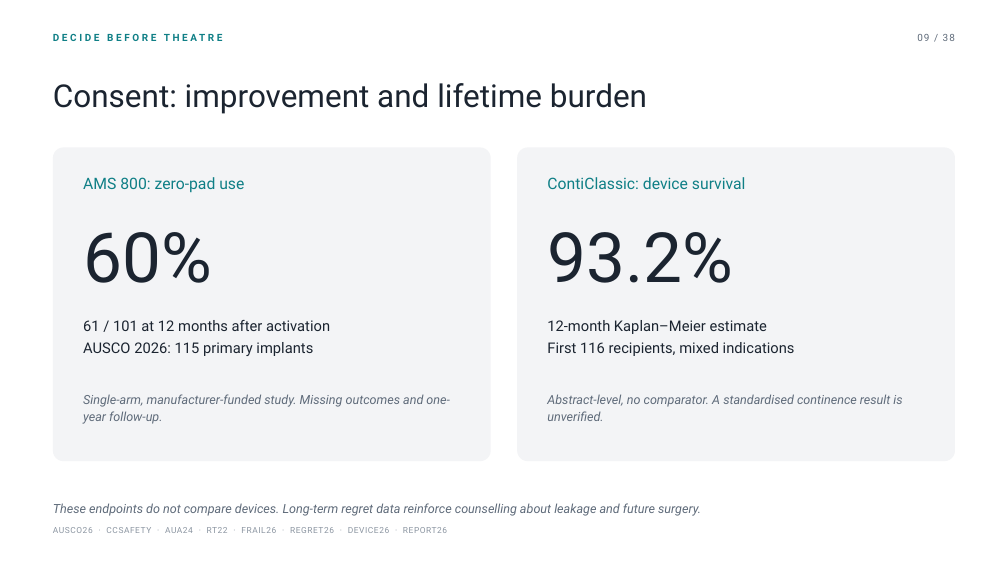
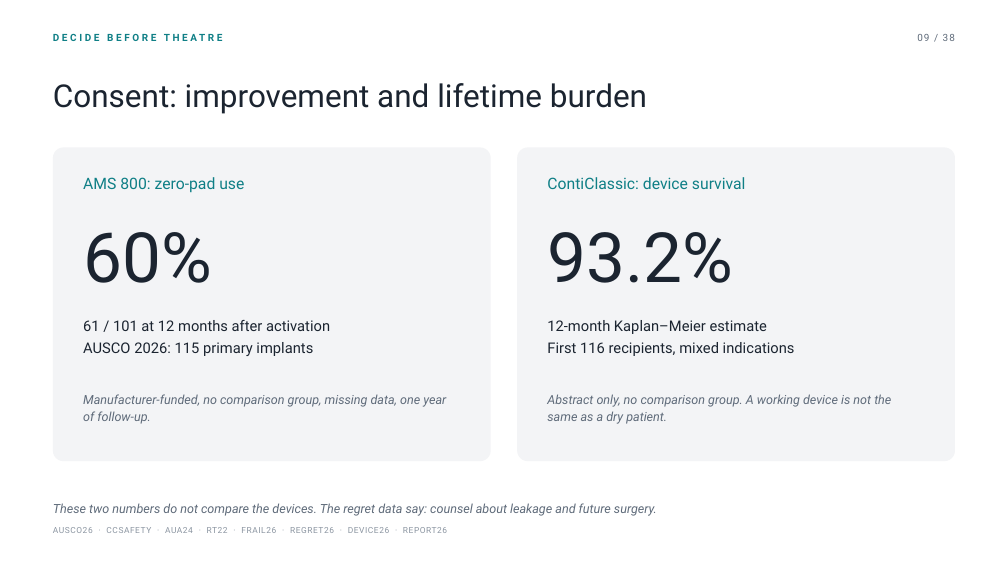
Before and after one commit to nityjr-ctrl/aus-presentation, a slide deck: slide 11 of presentation/AUS-teaching-deck.pptx. Drawn at 1008x567 pixels with LibreOffice and Linux fonts; fonts in the diff are those of the drawing. Boxes give left, top, right and bottom in pixels: in the first picture for what was removed or moved away, otherwise in the second. Text is boxed around its words. In the diff, an @@ line names an element or a change of style, - is before the commit and + after.

```diff
--- a/presentation/AUS-teaching-deck.pptx
+++ b/presentation/AUS-teaching-deck.pptx
@@ text at box(83, 394, 446, 424): text changed @@
-Single-arm, manufacturer-funded study. Missing outcomes and one-year follow-up.
+Manufacturer-funded, no comparison group, missing data, one year of follow-up.
@@ text at box(547, 394, 891, 424): text changed @@
-Abstract-level, no comparator. A standardised continence result is unverified.
+Abstract only, no comparison group. A working device is not the same as a dry patient.
@@ text at box(53, 503, 657, 516): text changed @@
-These endpoints do not compare devices. Long-term regret data reinforce counselling about leakage and future surgery.
+These two numbers do not compare the devices. The regret data say: counsel about leakage and future surgery.
```
Also in this commit, not shown: 35 other slides changed, 16 other files.
